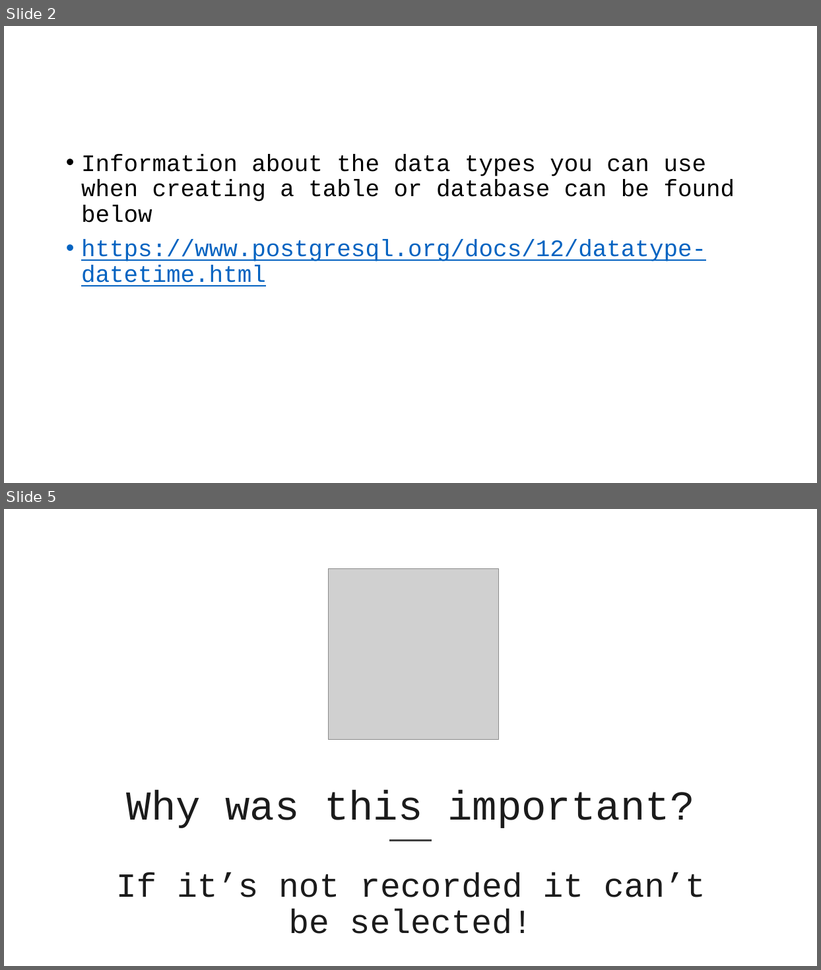
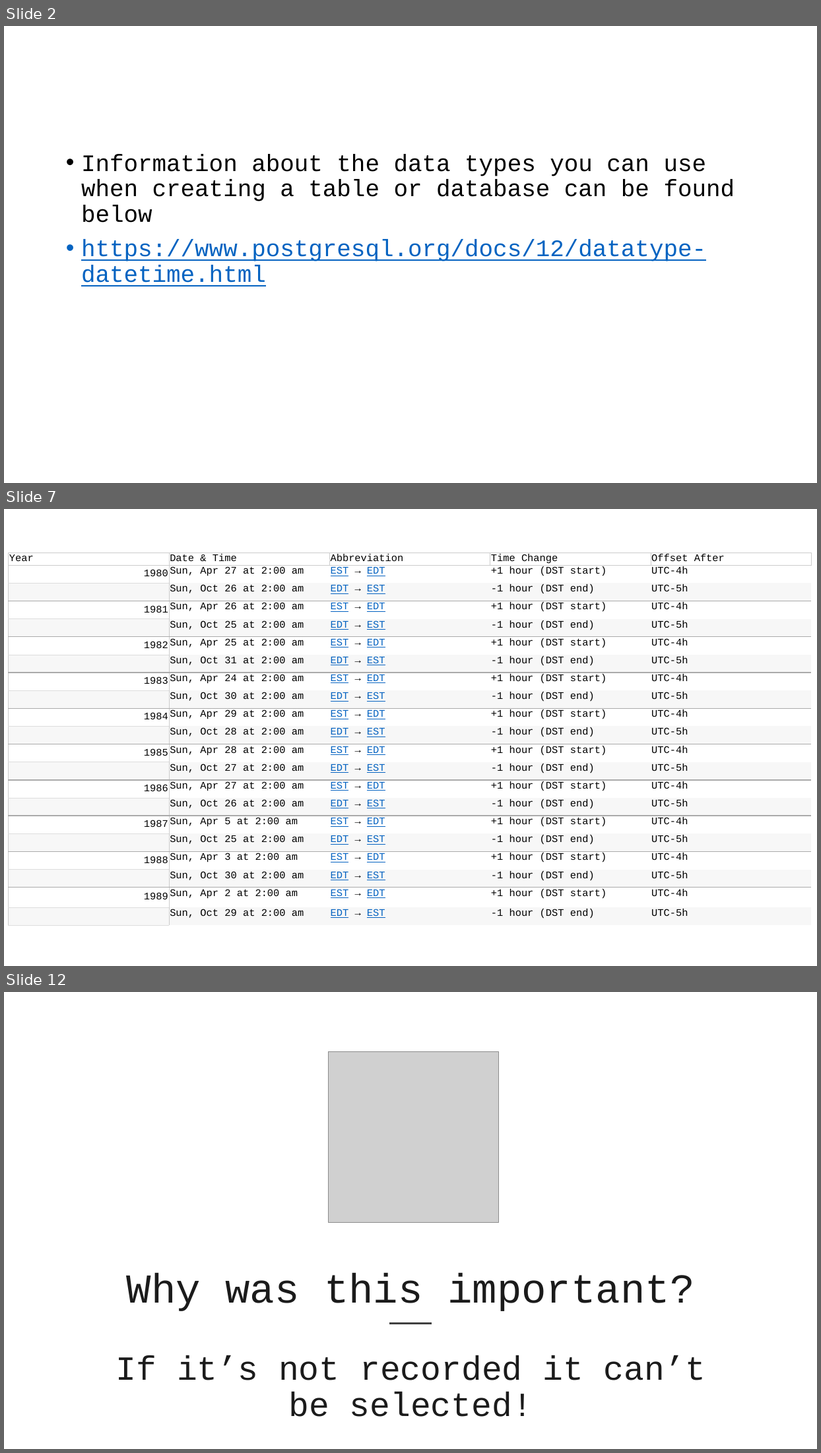
Before and after one commit to VadimAcosta/timestamps_and_intervals, a slide deck: times_and_dates.pptx. Shown one above the other, each under a label of ours: slides 2 and 5 before the commit, slides 2, 7 and 12 after it; the slides between them are not shown. The pictures are 821x970 and 821x1453 pixels, drawn with LibreOffice and Linux fonts; fonts in the diff are those of the drawing; grey boxes stand for pictures. Boxes give left, top, right and bottom in pixels: in the first picture for what was removed or moved away, otherwise in the second. Text is boxed around its words. In the diff, an @@ line names an element or a change of style, - is before the commit and + after.

Commit message:
Update to presentation, focus on timestamps and time zones

```diff
--- a/times_and_dates.pptx
+++ b/times_and_dates.pptx
@@ slide 7 added at box(4, 509, 817, 966), background #FFFFFF @@
@@ table added at box(8, 553, 811, 927), 21 rows, 5 columns @@
+Year | Date & Time | Abbreviation | Time Change | Offset After
+1980 | Sun, Apr 27 at 2:00 am | EST → EDT | +1 hour (DST start) | UTC-4h
+ | Sun, Oct 26 at 2:00 am | EDT → EST | -1 hour (DST end) | UTC-5h
+1981 | Sun, Apr 26 at 2:00 am | EST → EDT | +1 hour (DST start) | UTC-4h
+ | Sun, Oct 25 at 2:00 am | EDT → EST | -1 hour (DST end) | UTC-5h
+1982 | Sun, Apr 25 at 2:00 am | EST → EDT | +1 hour (DST start) | UTC-4h
+ | Sun, Oct 31 at 2:00 am | EDT → EST | -1 hour (DST end) | UTC-5h
+1983 | Sun, Apr 24 at 2:00 am | EST → EDT | +1 hour (DST start) | UTC-4h
+ | Sun, Oct 30 at 2:00 am | EDT → EST | -1 hour (DST end) | UTC-5h
+1984 | Sun, Apr 29 at 2:00 am | EST → EDT | +1 hour (DST start) | UTC-4h
+ | Sun, Oct 28 at 2:00 am | EDT → EST | -1 hour (DST end) | UTC-5h
+1985 | Sun, Apr 28 at 2:00 am | EST → EDT | +1 hour (DST start) | UTC-4h
+ | Sun, Oct 27 at 2:00 am | EDT → EST | -1 hour (DST end) | UTC-5h
+1986 | Sun, Apr 27 at 2:00 am | EST → EDT | +1 hour (DST start) | UTC-4h
+ | Sun, Oct 26 at 2:00 am | EDT → EST | -1 hour (DST end) | UTC-5h
+1987 | Sun, Apr 5 at 2:00 am | EST → EDT | +1 hour (DST start) | UTC-4h
+ | Sun, Oct 25 at 2:00 am | EDT → EST | -1 hour (DST end) | UTC-5h
+1988 | Sun, Apr 3 at 2:00 am | EST → EDT | +1 hour (DST start) | UTC-4h
+ | Sun, Oct 30 at 2:00 am | EDT → EST | -1 hour (DST end) | UTC-5h
+1989 | Sun, Apr 2 at 2:00 am | EST → EDT | +1 hour (DST start) | UTC-4h
+ | Sun, Oct 29 at 2:00 am | EDT → EST | -1 hour (DST end) | UTC-5h
@@ what was slide 5 is now slide 12 @@
```
Also in this commit, not shown: 7 slides changed, 13 other slides added.
